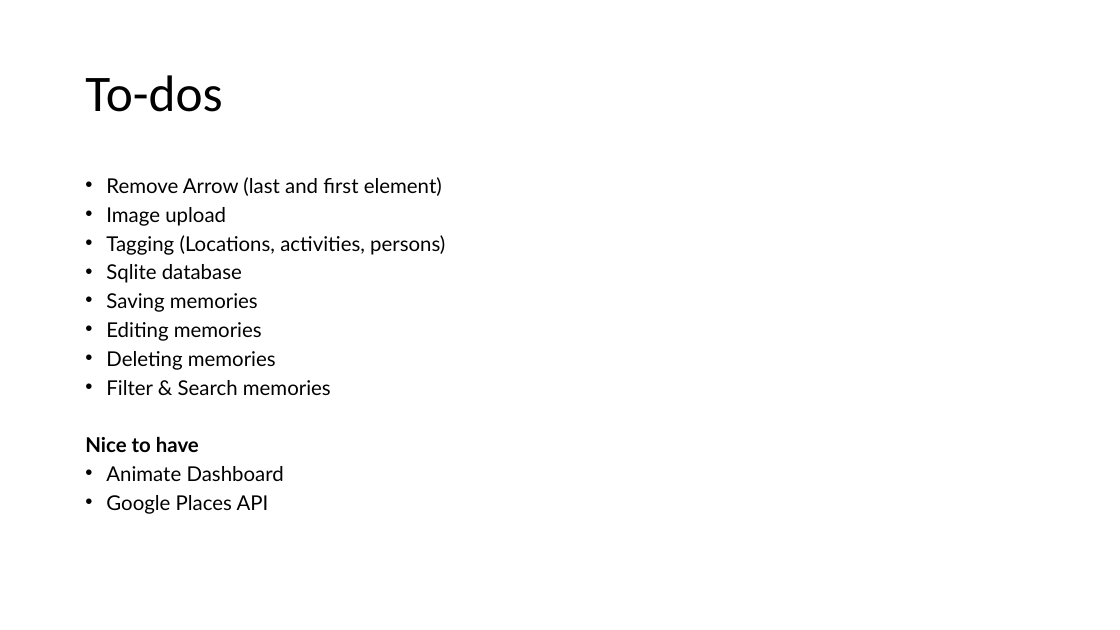
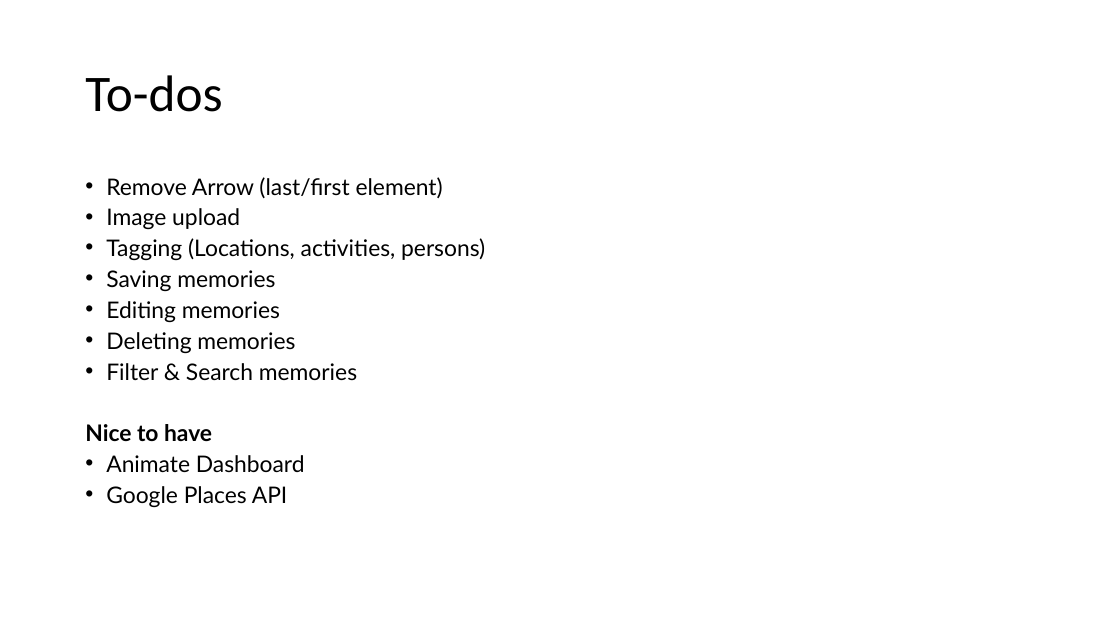
Before and after one commit to andalf0815/dearDiary, a slide deck: slide 5 of docs/Dear Diary - Milestone I Presentation.pptx. Drawn at 1120x630 pixels with LibreOffice and Linux fonts; fonts in the diff are those of the drawing; background and template pictures are left out. Boxes give left, top, right and bottom in pixels: in the first picture for what was removed or moved away, otherwise in the second. Text is boxed around its words. In the diff, an @@ line names an element or a change of style, - is before the commit and + after.

Commit message:
presentation updated

```diff
--- a/docs/Dear Diary - Milestone I Presentation.pptx
+++ b/docs/Dear Diary - Milestone I Presentation.pptx
@@ text at [106,177,443,198]: text changed; size 17.5 to 19.6 pt @@
-• Remove Arrow (last and first element)
+• Remove Arrow (last/first element)
@@ text at [85,208,485,507]: size 17.5 to 19.6 pt in "Image upload", "Tagging (Locations, activities, persons)", "Saving memories", "Editing memories" and 5 more places @@
@@ text at [106,264,242,283]: paragraph removed @@
-• Sqlite database
```
Also in this commit, not shown: 1 other slide changed.
